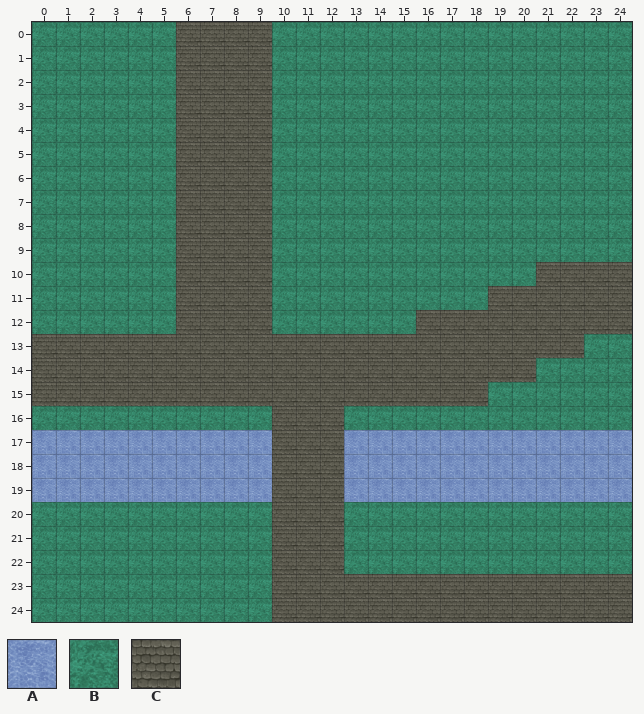
Two states of a Tiled map (JSON), res/map/map.json. Above, as it was before the edit.
Cells are 64x64 px. Shown: x 0..24, y 0..24.
Key: from "tilesheet": A 1, B 25, C 44.
_ is an empty cell.
Layer "main_layer" before, first column x 0:
 0 BBBBBBCCCCBBBBBBBBBBBBBBB
 1 BBBBBBCCCCBBBBBBBBBBBBBBB
 2 BBBBBBCCCCBBBBBBBBBBBBBBB
 3 BBBBBBCCCCBBBBBBBBBBBBBBB
 4 BBBBBBCCCCBBBBBBBBBBBBBBB
 5 BBBBBBCCCCBBBBBBBBBBBBBBB
 6 BBBBBBCCCCBBBBBBBBBBBBBBB
 7 BBBBBBCCCCBBBBBBBBBBBBBBB
 8 BBBBBBCCCCBBBBBBBBBBBBBBB
 9 BBBBBBCCCCBBBBBBBBBBBBBBB
10 BBBBBBCCCCBBBBBBBBBBBCCCC
11 BBBBBBCCCCBBBBBBBBBCCCCCC
12 BBBBBBCCCCBBBBBBCCCCCCCCC
13 CCCCCCCCCCCCCCCCCCCCCCCBB
14 CCCCCCCCCCCCCCCCCCCCCBBBB
15 CCCCCCCCCCCCCCCCCCCBBBBBB
16 BBBBBBBBBBCCCBBBBBBBBBBBB
17 AAAAAAAAAACCCAAAAAAAAAAAA
18 AAAAAAAAAACCCAAAAAAAAAAAA
19 AAAAAAAAAACCCAAAAAAAAAAAA
20 BBBBBBBBBBCCCBBBBBBBBBBBB
21 BBBBBBBBBBCCCBBBBBBBBBBBB
22 BBBBBBBBBBCCCBBBBBBBBBBBB
23 BBBBBBBBBBCCCCCCCCCCCCCCC
24 BBBBBBBBBBCCCCCCCCCCCCCCC
After the commit:
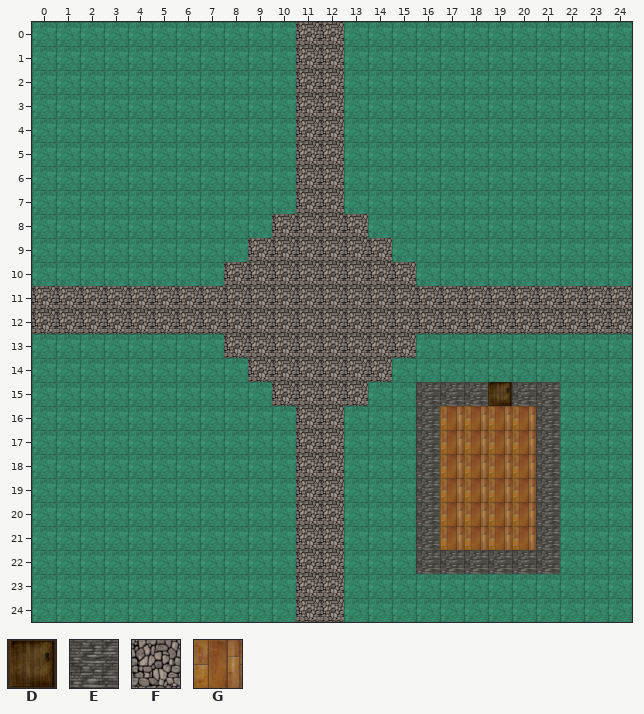
Further tiles: from "tilesheet": D 0, E 2, F 45, G 50.
Tiles of an added or newly shown layer are drawn over the layers below it.
From the commit log: [Edit] Fixed multi-layer rendering. Including multi-layer map.json
Difference:
Changed rows in their new state; . is an unchanged cell.
Layer "main_layer" (removed):
first column x 0:
 0 ......____.__............
 1 ......____.__............
 2 ......____.__............
 3 ......____.__............
 4 ......____.__............
 5 ......____.__............
 6 ......____.__............
 7 ......____.__............
 8 ......________...........
 9 ......_________..........
10 ......__________.....____
11 _________________________
12 _________________________
13 _______________________..
14 _____________________....
15 ______________________...
16 ..........___...______...
17 _________________________
18 _________________________
19 _________________________
20 ..........___...______...
21 ..........___...______...
22 ..........___...______...
23 .........._______________
24 .........._______________
Layer "Grass" (added):
first column x 0:
 0 ......BBBB.BB............
 1 ......BBBB.BB............
 2 ......BBBB.BB............
 3 ......BBBB.BB............
 4 ......BBBB.BB............
 5 ......BBBB.BB............
 6 ......BBBB.BB............
 7 ......BBBB.BB............
 8 ......BBBBBBBB...........
 9 ......BBBBBBBBB..........
10 ......BBBBBBBBBB.....BBBB
11 BBBBBBBBBBBBBBBBBBBBBBBBB
12 BBBBBBBBBBBBBBBBBBBBBBBBB
13 BBBBBBBBBBBBBBBBBBBBBBB..
14 BBBBBBBBBBBBBBBBBBBBB....
15 BBBBBBBBBBBBBBBBBBBBBB...
16 ..........BBB...BBBBBB...
17 BBBBBBBBBBBBBBBBBBBBBBBBB
18 BBBBBBBBBBBBBBBBBBBBBBBBB
19 BBBBBBBBBBBBBBBBBBBBBBBBB
20 ..........BBB...BBBBBB...
21 ..........BBB...BBBBBB...
22 ..........BBB...BBBBBB...
23 ..........BBBBBBBBBBBBBBB
24 ..........BBBBBBBBBBBBBBB
Layer "Path" (added):
first column x 0:
 0 ...........FF............
 1 ...........FF............
 2 ...........FF............
 3 ...........FF............
 4 ...........FF............
 5 ...........FF............
 6 ...........FF............
 7 ...........FF............
 8 ..........FFFF...........
 9 .........FFFFFF..........
10 ........FFFFFFFF.........
11 FFFFFFFFFFFFFFFFFFFFFFFFF
12 FFFFFFFFFFFFFFFFFFFFFFFFF
13 ........FFFFFFFF.........
14 .........FFFFFF..........
15 ..........FFFF...........
16 ...........FF............
17 ...........FF............
18 ...........FF............
19 ...........FF............
20 ...........FF............
21 ...........FF............
22 ...........FF............
23 ...........FF............
24 ...........FF............
Layer "Ground" (added):
first column x 16:
15 EEEDEE
16 EGGGGE
17 EGGGGE
18 EGGGGE
19 EGGGGE
20 EGGGGE
21 EGGGGE
22 EEEEEE
